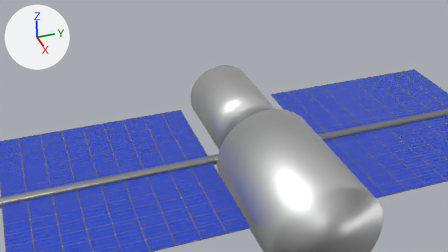
One commit to the Blender file telescope.blend: the scene before it, then after it.
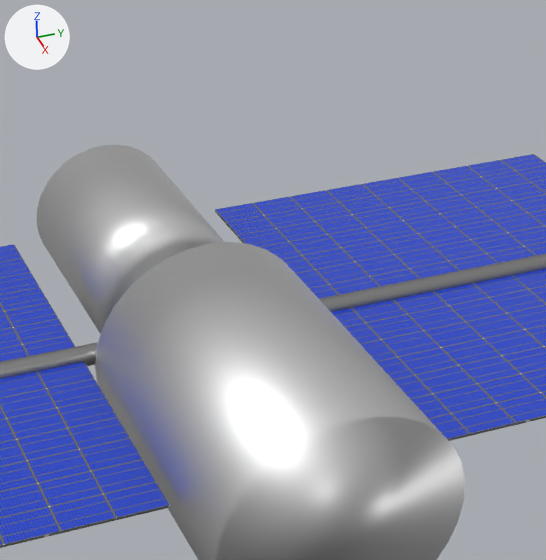
Each version is shown from the file's camera 'Camera', then close up on the part from 39% to 94% of the width and 0% to 100% of the height. Every picture has the same lights, and +X, +Y and +Z are marked at upper left.
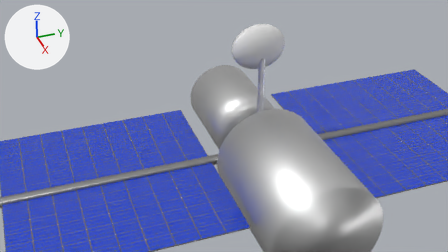
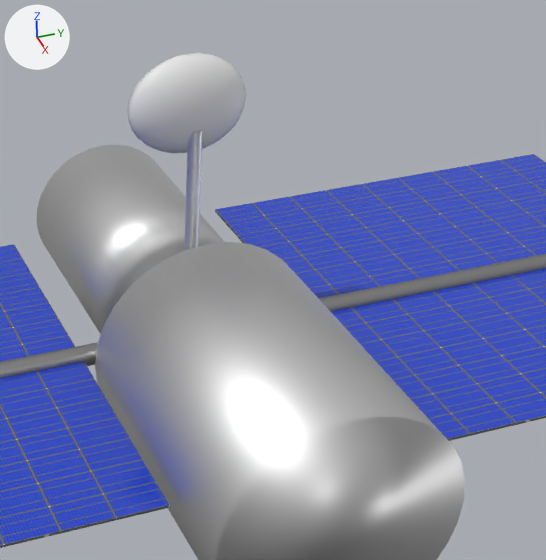
The change, as a diff of the scene's bpy script:
```diff
--- a/telescope.blend.py
+++ b/telescope.blend.py
@@ me_sphere_001 @@
+me_sphere_001.from_pydata(...)  # 261 vertices, 260 faces; spans x -0.04..1.0, y -1.0..1.0, z -1.0..1.0
+me_sphere_001.polygons.foreach_set('use_smooth', [True] * 260)
@@ me_sphere @@
+me_sphere.from_pydata(...)  # 522 vertices, 556 faces; spans x -0.04..1.0, y -1.0..1.0, z -1.0..1.0
+me_sphere.polygons.foreach_set('use_smooth', [True] * 556)
@@ me_cylinder_002 @@
+me_cylinder_002.from_pydata(...)  # a 32-sided cylinder along z spanning x -1.0..1.0, y -1.0..1.0, z -1.0..1.0
+me_cylinder_002.materials.append(mat_material_002)  # white #e7e7e7
@@ ob_sphere_001 @@
+ob_sphere_001 = bpy.data.objects.new('Sphere.001', me_sphere_001)
+ob_sphere_001.location = (1.08, 0.0, 2.86)
+ob_sphere_001.scale = (0.351, 0.729, 0.61)
+_m = ob_sphere_001.modifiers.new('Solidify', 'SOLIDIFY')
+_m.thickness = 0.08
+_m.nonmanifold_thickness_mode = 'FIXED'
+_m.nonmanifold_merge_threshold = 0.0003
@@ ob_cylinder_002 @@
+ob_cylinder_002 = bpy.data.objects.new('Cylinder.002', me_cylinder_002)
+ob_cylinder_002.location = (1.35, 0.0, 1.81)
+ob_cylinder_002.scale = (0.0832, 0.0832, 0.837)
+_m = ob_cylinder_002.modifiers.new('Boolean', 'BOOLEAN')
+_m.object = ob_sphere
+_m.solver = 'FLOAT'
@@ ob_sphere @@
+ob_sphere = bpy.data.objects.new('Sphere', me_sphere)
+ob_sphere.location = (1.084, 0.0, 2.86)
+ob_sphere.scale = (0.351, 0.729, 0.61)
+ob_sphere.hide_set(True)
```

Location of each change, [x1, y1, x2, y2] in pixels of the close-ups (546 x 560 px):
'Sphere.001', added: after [128, 53, 246, 153]
'Cylinder.002', added: after [184, 131, 202, 250]
